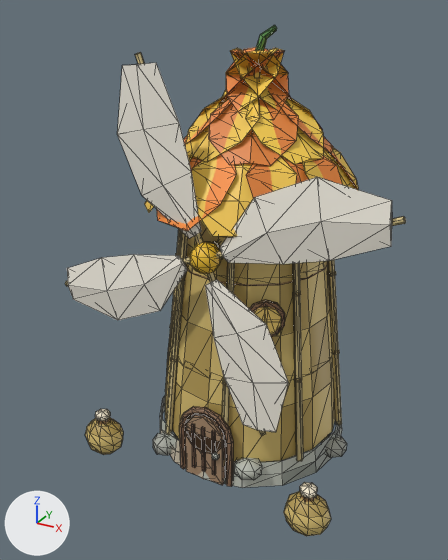
Renders of the glTF model godot/art/models/windmill.glb from each side of a commit.
Camera for both pictures: a camera (50 mm lens) standing at (2.11, -4.35, 3.59) and looking at (-0.13, -0.26, 1.55). The axes (+X, +Y, +Z) are drawn at lower left. The lights are the same throughout. The first picture is the older version. Mesh edges are drawn as thin lines.

The first picture shows 'body', 'body_nl'.
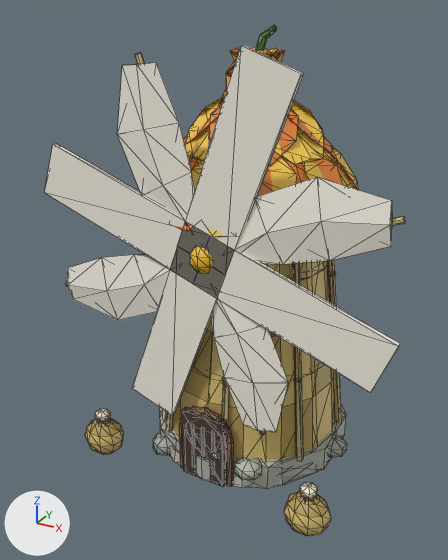
What differs and where, as boxes [x1, y1, x2, y2] in the pictures (448 x 560 px):
'body__far', added
    after: [44, 45, 400, 489]

The edits, one by one:
Mesh me_body__far is new.
It has 98 vertices, 168 faces and spans x -1.43..1.43, y -0.88..0.88, z 0.0..3.38.
It uses material mat_defaultmaterial_001.
Object 'body__far' (ob_body__far) is new; it shows me_body__far.
Its location is (0.0, 0.0, 0.0).
